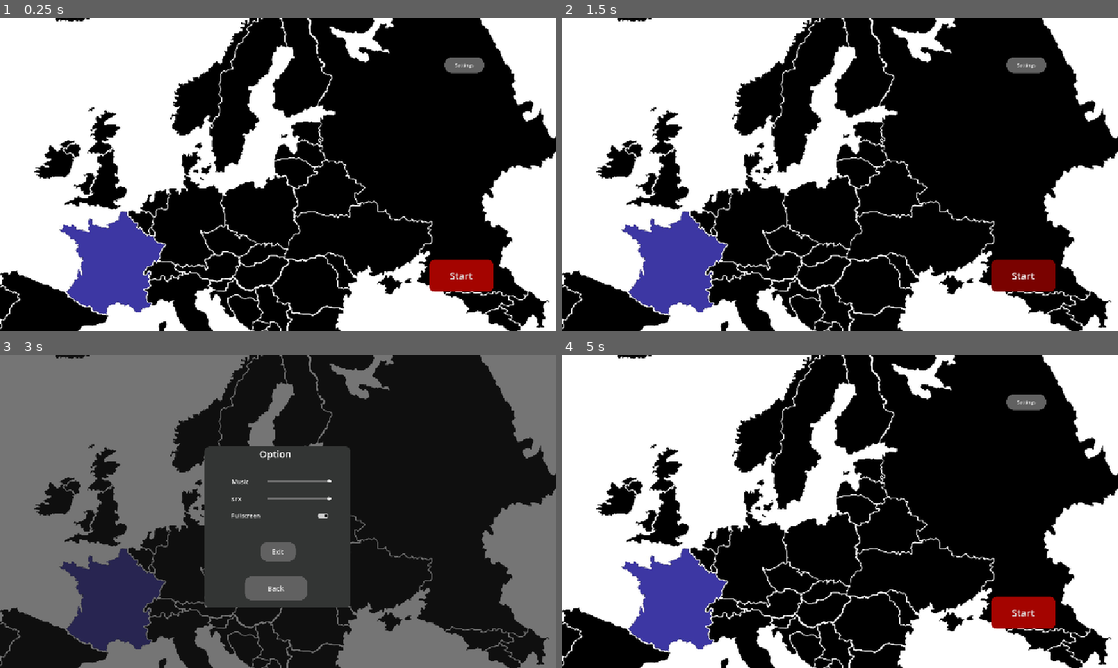
Above: before the commit, frames 1-4 (two rows, left to right).
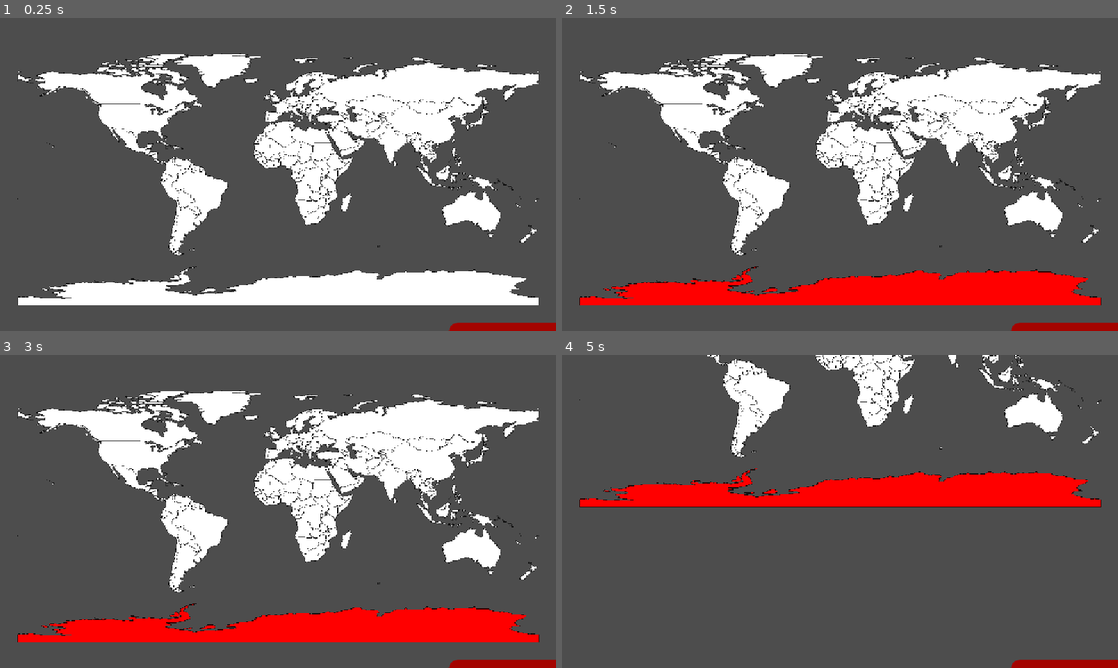
Above: after the commit, the same moments.

Repository: gixerl/OnlyLands
Game: Godot game, scene res://Scenes/main_menu.tscn
Two runs of this game, one before a commit and one after it. Both use one fixed random seed, a clock stepped at 60 frames per second and the inputs below.
Inputs (mouse positions are in pixels of both pictures, inside the frame that each line leads up to):
- Up to frame 1 (0.25 s): no input
- Up to frame 2 (1.5 s): click (1023, 274) at 0.5 s, where only the run before the commit has a clickable "Start"; click (1023, 274) at 1.25 s, where only the run before the commit has a clickable "Start"
- Up to frame 3 (3 s): click (461, 611) at 2 s, where only the run before the commit has a clickable "Start"; click (461, 401) at 2.75 s, where only the run before the commit has a clickable "Settings"
- Up to frame 4 (5 s): click (840, 586) at 3.5 s, where only the run before the commit has a clickable "Back"; tap Enter at 4.25 s; move the mouse to (962, 495) at 4.27 s; hold S (camera_move_down) from 4.28 s (still down); click (962, 495) at 4.42 s

The runs differ from the first frame. In frame 1, 92% of the frame differs, in the area x 0-100%, y 0-100%; in frame 2, 93%; in frame 3, 97%; in frame 4, 98%.

Commit message:
Added CanvasLayer for UI

Diff:
--- a/Scenes/Picking_Country.tscn
+++ b/Scenes/Picking_Country.tscn
@@ -1,6 +1,5 @@
-[gd_scene load_steps=30 format=3 uid="uid://wbfrm5ow7s1w"]
-
-[ext_resource type="Texture2D" uid="uid://cftq3ladxdfu1" path="res://Europe Map 2D.jpg" id="1_c8wjh"]
+[gd_scene load_steps=29 format=3 uid="uid://wbfrm5ow7s1w"]
+
 [ext_resource type="Script" uid="uid://ccni6aiyxbdeq" path="res://Scenes/audio_control.gd" id="2_apnl6"]
 [ext_resource type="AudioStream" uid="uid://6ittdu37xfgs" path="res://Soundtracks/04. Home Music Part 1.mp3" id="2_evcnd"]
 [ext_resource type="Script" uid="uid://c8emaa5r2nrwh" path="res://Scenes/fullscreen_controler.gd" id="3_o56ch"]
@@ -157,10 +156,6 @@
 
 [node name="Map Country Picker" type="Node2D"]
 script = SubResource("GDScript_w568w")
-
-[node name="EuropeMap2d" type="Sprite2D" parent="."]
-position = Vector2(-1, 1)
-texture = ExtResource("1_c8wjh")
 
 [node name="Options" type="Panel" parent="."]
 anchors_preset = 8
@@ -294,9 +289,6 @@
 theme_override_styles/normal = SubResource("StyleBoxFlat_xkpn2")
 text = "Exit"
 
-[node name="Camera2D" type="Camera2D" parent="."]
-zoom = Vector2(0.6, 0.6)
-
 [node name="Start" type="Button" parent="."]
 offset_left = 627.0
 offset_top = 352.0
--- a/Scenes/main_menu.tscn
+++ b/Scenes/main_menu.tscn
@@ -1,10 +1,13 @@
-[gd_scene load_steps=2 format=3 uid="uid://5tirhap84hwt"]
+[gd_scene load_steps=3 format=3 uid="uid://5tirhap84hwt"]
 
-[ext_resource type="PackedScene" uid="uid://wbfrm5ow7s1w" path="res://Scenes/Picking_Country.tscn" id="1_28flt"]
+[ext_resource type="PackedScene" uid="uid://cv50v0enxc5r4" path="res://Scenes/map.tscn" id="1_28flt"]
+[ext_resource type="PackedScene" uid="uid://wbfrm5ow7s1w" path="res://Scenes/Picking_Country.tscn" id="2_48xlc"]
 
 [node name="Main Menu" type="Node2D"]
 
-[node name="Camera2D" type="Camera2D" parent="."]
-zoom = Vector2(0.5, 0.5)
+[node name="Map" parent="." instance=ExtResource("1_28flt")]
 
-[node name="Map Country Picker" parent="." instance=ExtResource("1_28flt")]
+[node name="CanvasLayer" type="CanvasLayer" parent="."]
+
+[node name="Map Country Picker" parent="CanvasLayer" instance=ExtResource("2_48xlc")]
+position = Vector2(302, 278)
